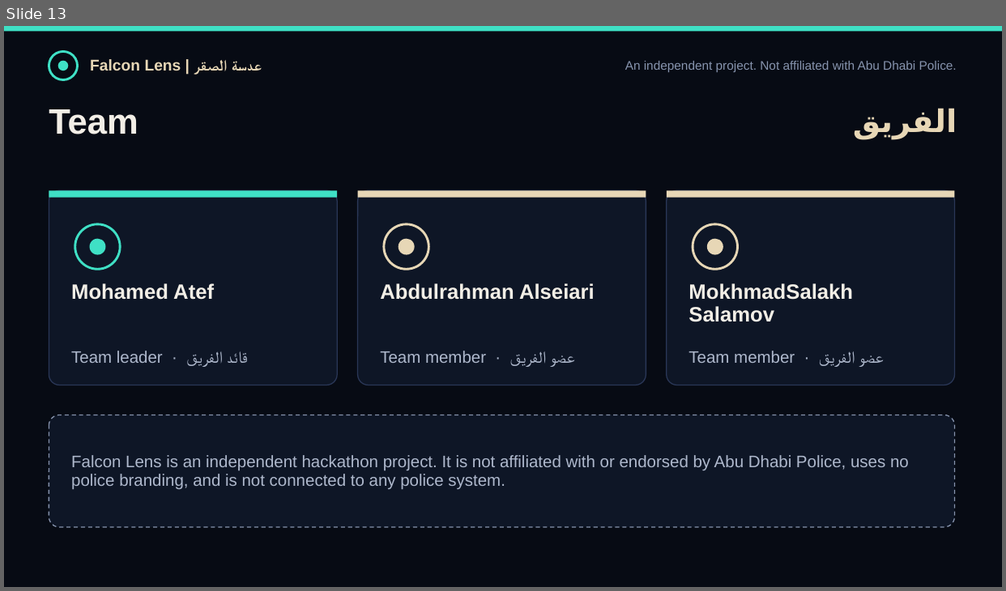
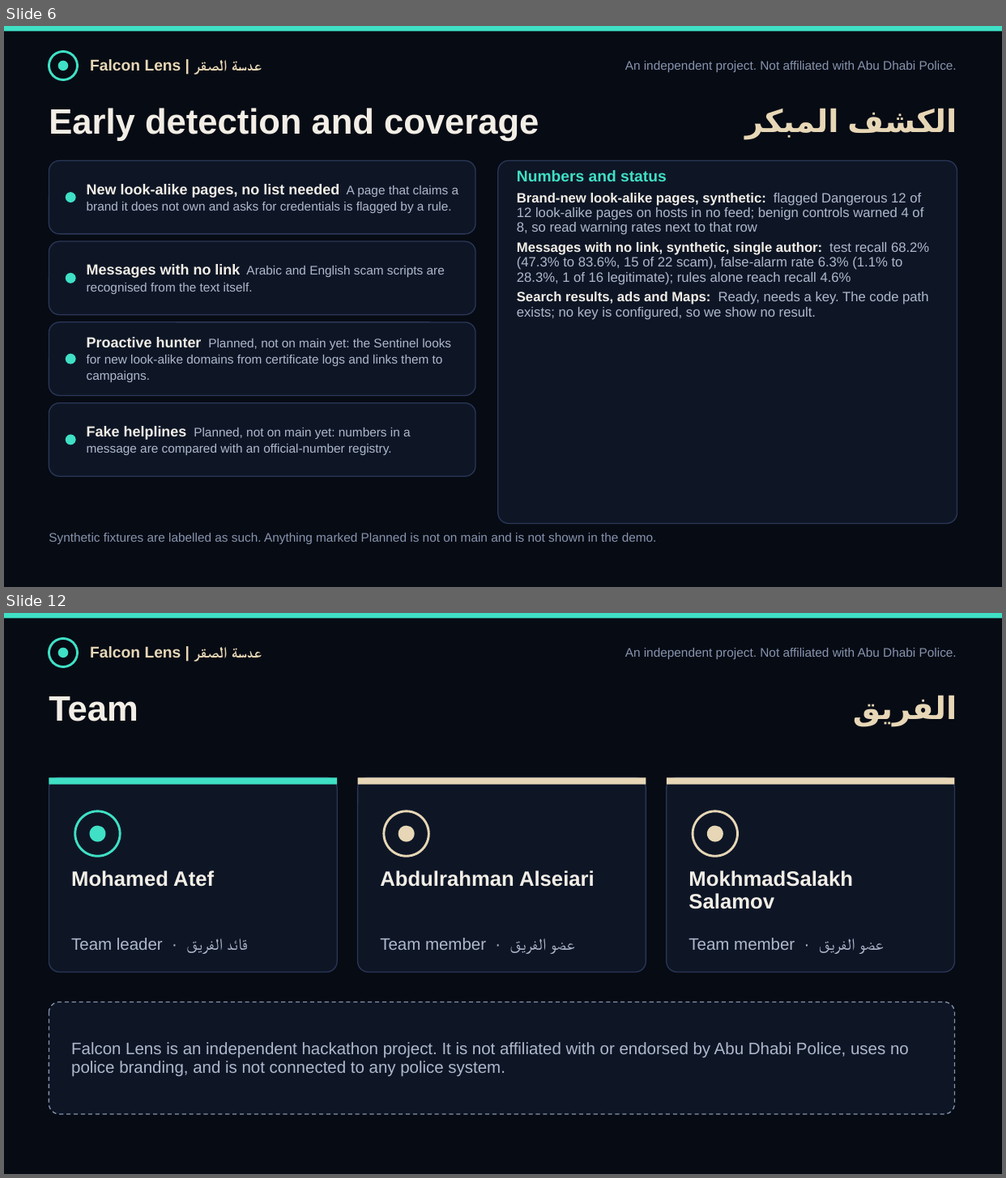
Before and after one commit to Muhammadatef/falcon-lens, a slide deck: submission/FalconLens_ScamShield.pptx. Shown one above the other, each under a label of ours: slide 13 before the commit, slides 6 and 12 after it; the slides between them are not shown. The pictures are 1006x591 and 1006x1178 pixels, drawn with LibreOffice and Linux fonts; fonts in the diff are those of the drawing. Boxes give left, top, right and bottom in pixels: in the first picture for what was removed or moved away, otherwise in the second. Text is boxed around its words. In the diff, an @@ line names an element or a change of style, - is before the commit and + after.

```diff
--- a/submission/FalconLens_ScamShield.pptx
+++ b/submission/FalconLens_ScamShield.pptx
@@ slide 6 added at (4,26,1002,587), background #070B14 @@
@@ rectangle added at (4,26,1002,31), fill #3FE0C5 @@
@@ ellipse added at (49,51,78,80), outline #3FE0C5 2.25 pt @@
@@ ellipse added at (58,61,68,71), fill #3FE0C5 @@
@@ text added at (90,59,262,71), 15 pt, text #E7D7B6, bold @@
+Falcon Lens | عدسة الصقر
@@ text added at (625,61,957,72), 12 pt, text #8794AE @@
+An independent project. Not affiliated with Abu Dhabi Police.
@@ text added at (49,108,539,141), 34 pt, text #F2EEE6, bold @@
+Early detection and coverage
@@ text added at (847,108,957,133), 30 pt, text #E7D7B6, bold @@
+الكشف المبكر
@@ rounded rectangle added at (49,160,475,234), fill #0E1626, outline #2A3757 1 pt @@
@@ rounded rectangle added at (498,160,957,524), fill #0E1626, outline #2A3757 1 pt @@
@@ text added at (517,170,929,320), 13 pt, text #AEB8CC @@
+Numbers and status
+Brand-new look-alike pages, synthetic: flagged Dangerous 12 of 12 look-alike pages on hosts in no feed; benign controls warned 4 of 8, so read warning rates next to that row
+Messages with no link, synthetic, single author: test recall 68.2% (47.3% to 83.6%, 15 of 22 scam), false-alarm rate 6.3% (1.1% to 28.3%, 1 of 16 legitimate); rules alone reach recall 4.6%
+Search results, ads and Maps: Ready, needs a key. The code path exists; no key is configured, so we show no result.
@@ ellipse added at (66,192,76,203), fill #3FE0C5 @@
@@ text added at (87,184,459,213), 12 pt, text #AEB8CC @@
+New look-alike pages, no list needed A page that claims a brand it does not own and asks for credentials is flagged by a rule.
@@ rounded rectangle added at (49,241,475,315), fill #0E1626, outline #2A3757 1 pt @@
@@ text added at (87,264,445,294), 12 pt, text #AEB8CC @@
+Messages with no link Arabic and English scam scripts are recognised from the text itself.
@@ ellipse added at (66,273,76,284), fill #3FE0C5 @@
@@ rounded rectangle added at (49,322,475,396), fill #0E1626, outline #2A3757 1 pt @@
@@ text added at (87,337,451,382), 12 pt, text #AEB8CC @@
+Proactive hunter Planned, not on main yet: the Sentinel looks for new look-alike domains from certificate logs and links them to campaigns.
@@ ellipse added at (66,354,76,365), fill #3FE0C5 @@
@@ rounded rectangle added at (49,403,475,476), fill #0E1626, outline #2A3757 1 pt @@
@@ ellipse added at (66,435,76,446), fill #3FE0C5 @@
@@ text added at (87,426,411,455), 12 pt, text #AEB8CC @@
+Fake helplines Planned, not on main yet: numbers in a message are compared with an official-number registry.
@@ text added at (49,533,657,544), 12 pt, text #8794AE @@
+Synthetic fixtures are labelled as such. Anything marked Planned is not on main and is not shown in the demo.
@@ what was slide 13 is now slide 12 @@
```
Also in this commit, not shown: 1 slide changed, 10 other slides added, 12 slides removed, 16 other files.
